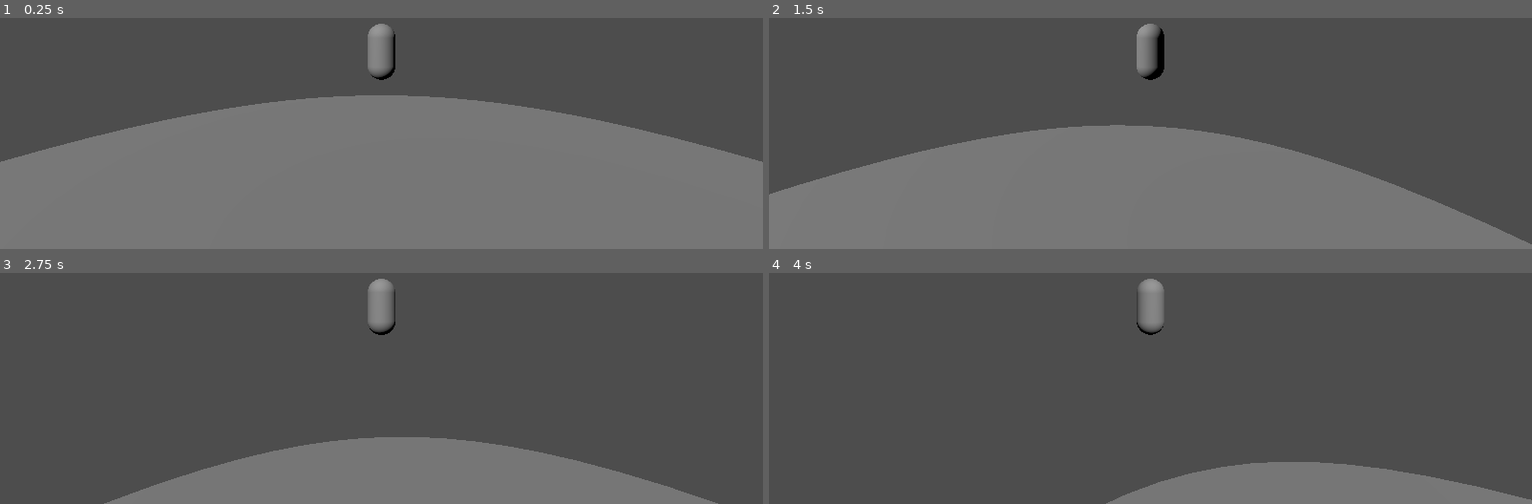
Above: before the commit, frames 1-4 (two rows, left to right).
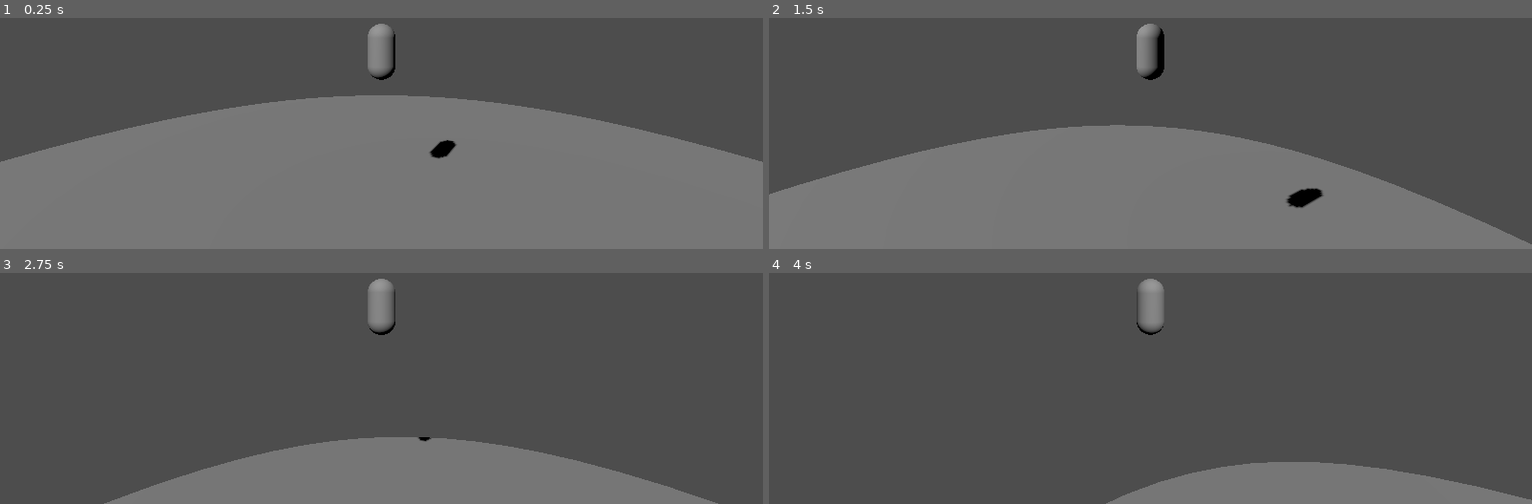
Above: after the commit, the same moments.

Repository: Deltt/ControllerTemplates
Game: Godot game, scene res://world.tscn
Two runs of this game, one before a commit and one after it. Both use one fixed random seed, a clock stepped at 60 frames per second and the inputs below. The project has no main scene, so this scene is started directly.
Inputs (mouse positions are in pixels of both pictures, inside the frame that each line leads up to):
- Up to frame 1 (0.25 s): no input
- Up to frame 2 (1.5 s): move the mouse to (1188, 31) at 0.52 s; hold V 0.53-1.28 s; hold W from 0.53 s (still down); tap Space at 0.77 s; move the mouse to (1112, 36) at 1.27 s; tap C at 1.35 s
- Up to frame 3 (2.75 s): keep holding W; tap Space at 1.52 s; move the mouse to (396, 282) at 2.02 s; hold V from 2.03 s (still down)
- Up to frame 4 (4 s): keep holding W; move the mouse to (1142, 296) at 2.77 s; release V at 2.78 s; tap C at 2.85 s; tap Space at 3.02, 3.77 s; move the mouse to (1203, 293) at 3.52 s; hold V from 3.53 s (still down)

The runs differ from the first frame. In frame 1, 0.2% of the frame differs, in the area x 56-60%, y 52-61%; in frame 2, 0.3%, in the area x 67-73%, y 73-83%; in frame 3, less than 0.1%; in frame 4, nothing differs.

Commit message:
Renaming to fit gd conventions

Diff:
--- a/ControllerTemplates/CharacterBodyPlayer/character_body_player.tscn
+++ b/controller_templates/character_body_player/character_body_player.tscn
@@ -1,6 +1,6 @@
 [gd_scene load_steps=5 format=3 uid="uid://crgjt0i323wbs"]
 
-[ext_resource type="Script" uid="uid://ci43tv5mxstrv" path="res://ControllerTemplates/CharacterBodyPlayer/character_body_player.gd" id="1_k182r"]
+[ext_resource type="Script" uid="uid://ci43tv5mxstrv" path="res://controller_templates/character_body_player/character_body_player.gd" id="1_k182r"]
 
 [sub_resource type="CapsuleShape3D" id="CapsuleShape3D_a1mdo"]
 
--- a/ControllerTemplates/FirstPersonController/first_person_camera.tscn
+++ b/controller_templates/first_person_controller/first_person_camera.tscn
@@ -1,6 +1,6 @@
 [gd_scene load_steps=2 format=3 uid="uid://h35xjwsxxnvu"]
 
-[ext_resource type="Script" uid="uid://c5wn3huuwlfvb" path="res://ControllerTemplates/FirstPersonController/first_person_camera.gd" id="1_pk7no"]
+[ext_resource type="Script" uid="uid://c5wn3huuwlfvb" path="res://controller_templates/first_person_controller/first_person_camera.gd" id="1_pk7no"]
 
 [node name="FirstPersonCamera" type="Node3D" node_paths=PackedStringArray("pivot_y", "pivot_x", "camera")]
 script = ExtResource("1_pk7no")
--- a/ControllerTemplates/StrategyController/strategy_camera.tscn
+++ b/controller_templates/strategy_controller/strategy_camera.tscn
@@ -1,6 +1,6 @@
 [gd_scene load_steps=2 format=3 uid="uid://prno73ojgjrh"]
 
-[ext_resource type="Script" uid="uid://6qa0s2etavom" path="res://ControllerTemplates/StrategyController/strategy_camera.gd" id="1_sslah"]
+[ext_resource type="Script" uid="uid://6qa0s2etavom" path="res://controller_templates/strategy_controller/strategy_camera.gd" id="1_sslah"]
 
 [node name="StrategyCamera" type="Node3D" node_paths=PackedStringArray("pivot_y", "pivot_x", "camera")]
 script = ExtResource("1_sslah")
--- a/ControllerTemplates/ThirdPersonController/third_person_camera.tscn
+++ b/controller_templates/third_person_camera/third_person_camera.tscn
@@ -1,6 +1,6 @@
 [gd_scene load_steps=3 format=3 uid="uid://bqa22ktg0hj8"]
 
-[ext_resource type="Script" uid="uid://b4biontf7bc6q" path="res://ControllerTemplates/ThirdPersonController/third_person_camera.gd" id="1_ime06"]
+[ext_resource type="Script" uid="uid://b4biontf7bc6q" path="res://controller_templates/third_person_camera/third_person_camera.gd" id="1_ime06"]
 
 [sub_resource type="SphereShape3D" id="SphereShape3D_ime06"]
 
--- a/world.tscn
+++ b/world.tscn
@@ -1,7 +1,7 @@
 [gd_scene load_steps=5 format=3 uid="uid://vngbcj1f1wuf"]
 
-[ext_resource type="PackedScene" uid="uid://crgjt0i323wbs" path="res://ControllerTemplates/CharacterBodyPlayer/character_body_player.tscn" id="1_f3sb7"]
-[ext_resource type="PackedScene" uid="uid://bqa22ktg0hj8" path="res://ControllerTemplates/ThirdPersonController/third_person_camera.tscn" id="2_fj7yv"]
+[ext_resource type="PackedScene" uid="uid://crgjt0i323wbs" path="res://controller_templates/character_body_player/character_body_player.tscn" id="1_f3sb7"]
+[ext_resource type="PackedScene" uid="uid://bqa22ktg0hj8" path="res://controller_templates/third_person_camera/third_person_camera.tscn" id="2_fj7yv"]
 
 [sub_resource type="CylinderShape3D" id="CylinderShape3D_gv5m4"]
 radius = 20.0
@@ -29,3 +29,4 @@
 
 [node name="DirectionalLight3D" type="DirectionalLight3D" parent="."]
 transform = Transform3D(0.860555, 0.321405, -0.39515, 0, 0.775782, 0.631001, 0.509357, -0.543011, 0.667604, 0, 3.51244, 0)
+shadow_enabled = true
Renamed: ControllerTemplates/CharacterBodyPlayer/character_body_player.gd -> controller_templates/character_body_player/character_body_player.gd
Renamed: ControllerTemplates/CharacterBodyPlayer/character_body_player.gd.uid -> controller_templates/character_body_player/character_body_player.gd.uid
Renamed: ControllerTemplates/FirstPersonController/first_person_camera.gd -> controller_templates/first_person_controller/first_person_camera.gd
Renamed: ControllerTemplates/FirstPersonController/first_person_camera.gd.uid -> controller_templates/first_person_controller/first_person_camera.gd.uid
Renamed: ControllerTemplates/StrategyController/strategy_camera.gd -> controller_templates/strategy_controller/strategy_camera.gd
Renamed: ControllerTemplates/StrategyController/strategy_camera.gd.uid -> controller_templates/strategy_controller/strategy_camera.gd.uid
Renamed: ControllerTemplates/ThirdPersonController/third_person_camera.gd -> controller_templates/third_person_camera/third_person_camera.gd
Renamed: ControllerTemplates/ThirdPersonController/third_person_camera.gd.uid -> controller_templates/third_person_camera/third_person_camera.gd.uid
